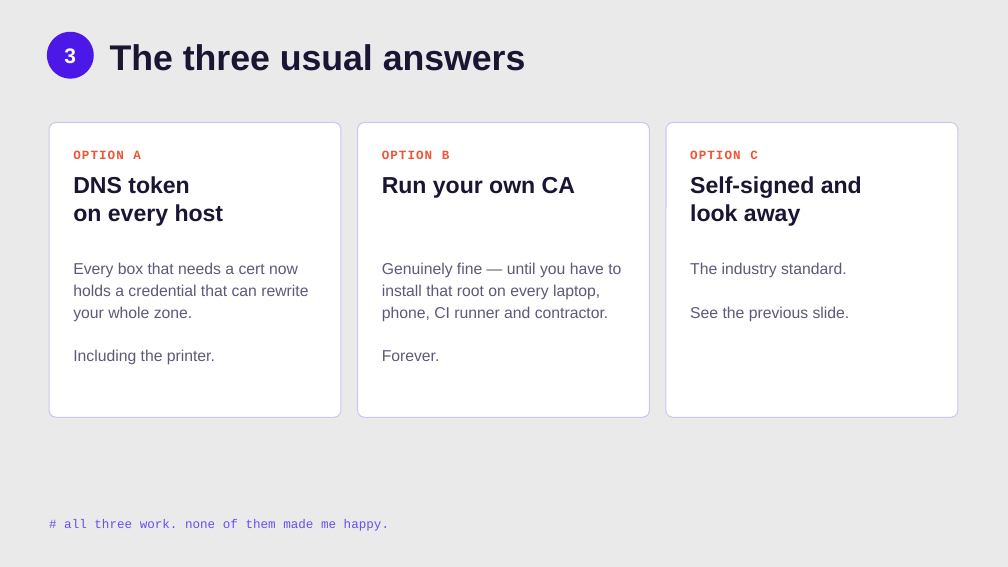
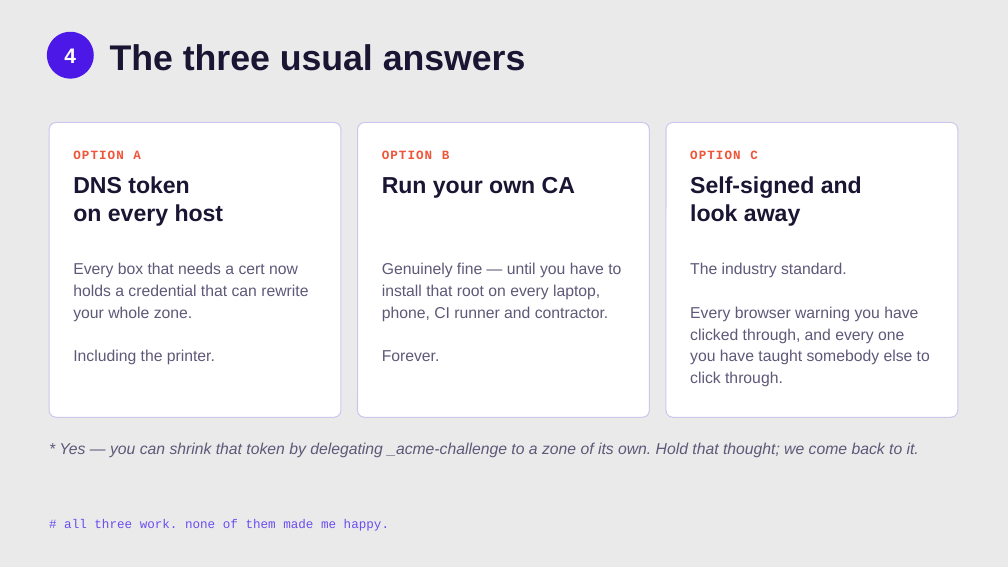
Before and after one commit to smallsam/acme-lan, a slide deck: slide 5 of talks/pycon-au-2026/acme-lan-pycon-au-2026.pptx. Drawn at 1008x567 pixels with LibreOffice and Linux fonts; fonts in the diff are those of the drawing. Boxes give left, top, right and bottom in pixels: in the first picture for what was removed or moved away, otherwise in the second. Text is boxed around its words. In the diff, an @@ line names an element or a change of style, - is before the commit and + after.

```diff
--- a/talks/pycon-au-2026/acme-lan-pycon-au-2026.pptx
+++ b/talks/pycon-au-2026/acme-lan-pycon-au-2026.pptx
@@ text at [64,48,76,63]: text changed @@
-3
+4
@@ text at [690,306,930,386]: text changed @@
-See the previous slide.
+Every browser warning you have clicked through, and every one you have taught somebody else to click through.
@@ text added at [59,442,919,457], 15 pt, text #5F5878, italic @@
+* Yes — you can shrink that token by delegating _acme-challenge to a zone of its own. Hold that thought; we come back to it.
```
Also in this commit, not shown: 6 other slides changed, 6 slides added, 8 slides removed, 4 other files.
